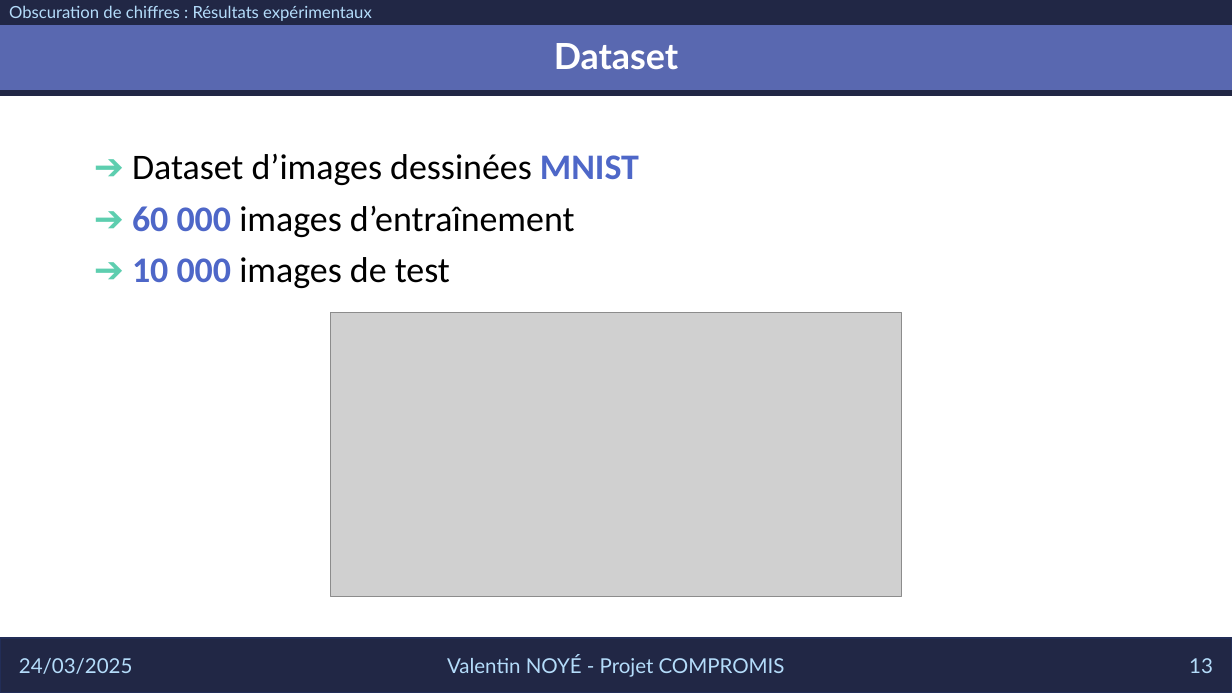
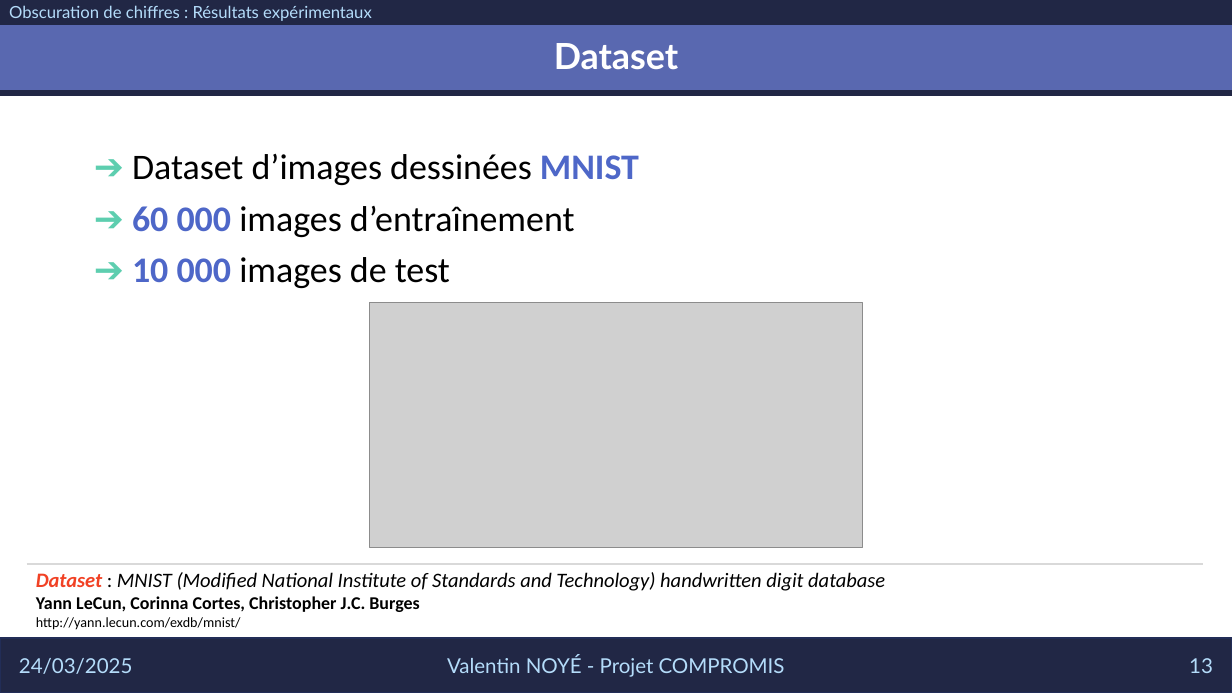
Before and after one commit to owilo/Stage, a slide deck: slide 13 of Slides/PPTX/20250324_Slides_Valentin_Noyé.pptx. Drawn at 1232x693 pixels with LibreOffice and Linux fonts; fonts in the diff are those of the drawing; grey boxes stand for pictures. Boxes give left, top, right and bottom in pixels: in the first picture for what was removed or moved away, otherwise in the second. Text is boxed around its words. In the diff, an @@ line names an element or a change of style, - is before the commit and + after.

Commit message:
Added MNIST reference to slides

```diff
--- a/Slides/PPTX/20250324_Slides_Valentin_Noyé.pptx
+++ b/Slides/PPTX/20250324_Slides_Valentin_Noyé.pptx
@@ picture: place and size @@
-picture at (331,313,901,597)
+picture at (370,302,863,547)
@@ line added from (27, 565) to (1203, 565), #D9D9D9 1.5 pt @@
@@ text added at (36,572,885,630), 16 pt, text #000000, italic @@
+Dataset : MNIST (Modified National Institute of Standards and Technology) handwritten digit database
+Yann LeCun, Corinna Cortes, Christopher J.C. Burges
+http://yann.lecun.com/exdb/mnist/
```
Also in this commit, not shown: 1 other file.
